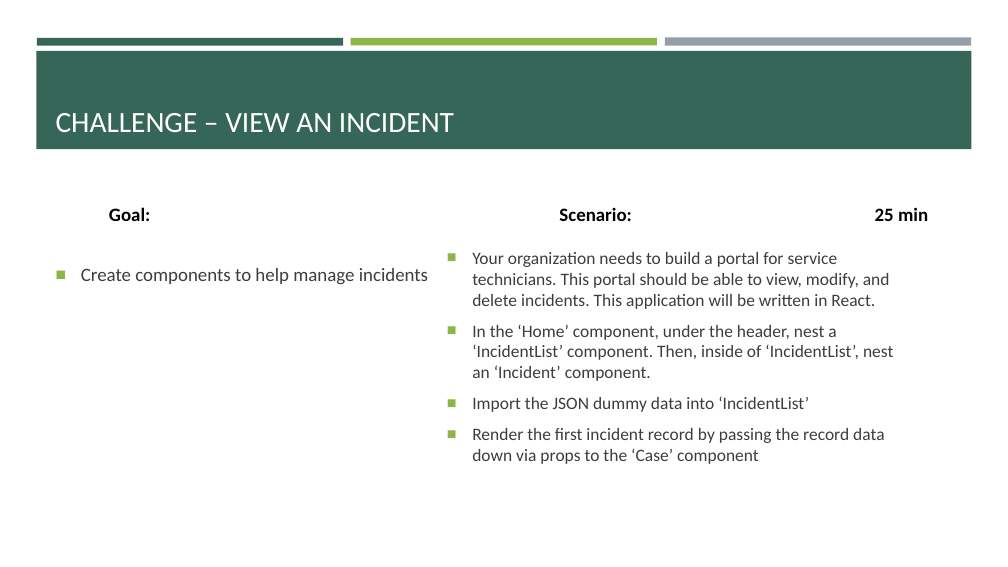
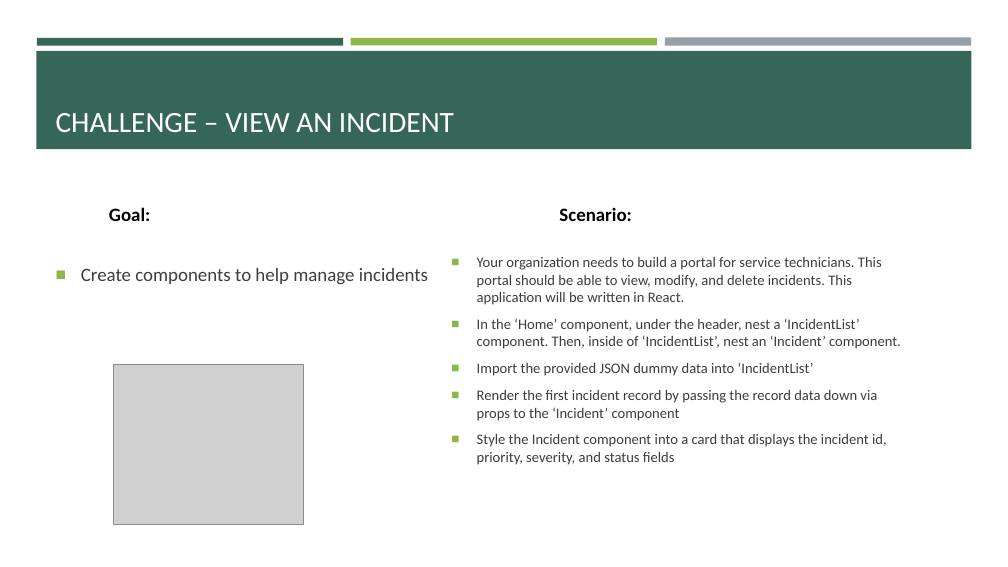
Before and after one commit to e-m-wilson/SNOW, a slide deck: slide 17 of Week_2/React.pptx. Drawn at 1008x567 pixels with LibreOffice and Linux fonts; fonts in the diff are those of the drawing; grey boxes stand for pictures. Boxes give left, top, right and bottom in pixels: in the first picture for what was removed or moved away, otherwise in the second. Text is boxed around its words. In the diff, an @@ line names an element or a change of style, - is before the commit and + after.

Commit message:
added sample json

```diff
--- a/Week_2/React.pptx
+++ b/Week_2/React.pptx
@@ text at (559, 208, 631, 221): text changed @@
-Scenario: 25 min
+Scenario:
@@ text at (477, 257, 901, 349): size 16.6 to 13.9 pt in "Your organization needs to build a portal ...", "In the ‘Home’ component, under the header, ..." @@
@@ picture added at (114, 364, 303, 524) @@
@@ text at (477, 363, 887, 465): text changed; size 16.6 to 13.9 pt @@
-■ Import the JSON dummy data into ‘IncidentList’
-■ Render the first incident record by passing the record data down via props to the ‘Case’ component
+■ Import the provided JSON dummy data into ‘IncidentList’
+■ Render the first incident record by passing the record data down via props to the ‘Incident’ component
+■ Style the Incident component into a card that displays the incident id, priority, severity, and status fields
```
Also in this commit, not shown: 8 other slides changed, 10 slides added, 2 other files.
